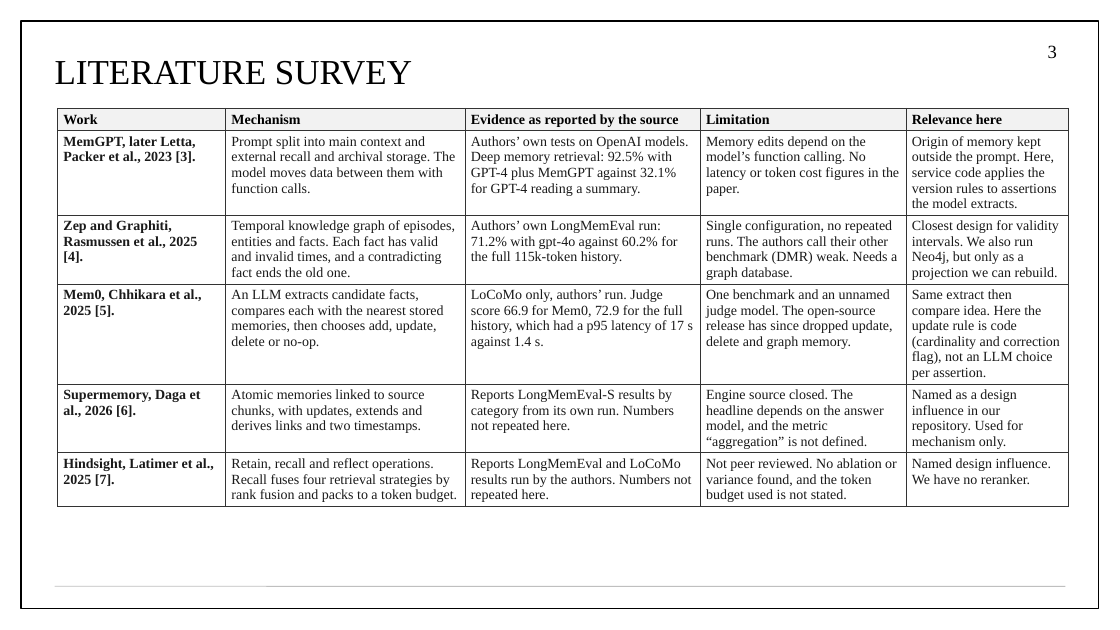
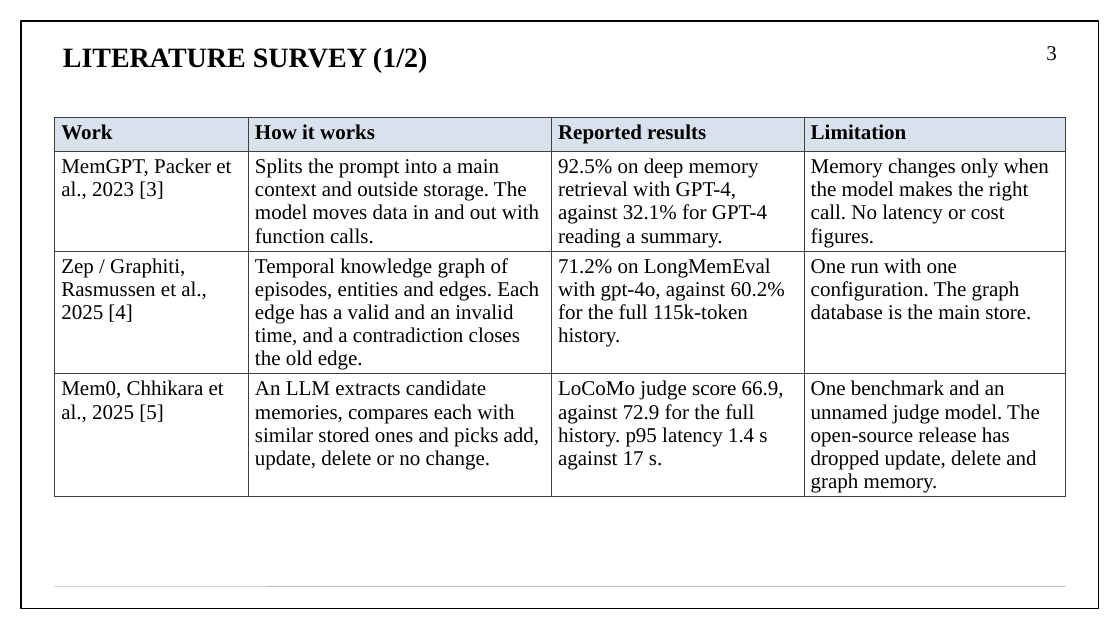
Before and after one commit to aryaniyaps/sdp-2026, a slide deck: slide 3 of P1_R2_13.pptx. Drawn at 1120x630 pixels with LibreOffice and Linux fonts; fonts in the diff are those of the drawing. Boxes give left, top, right and bottom in pixels: in the first picture for what was removed or moved away, otherwise in the second. Text is boxed around its words. In the diff, an @@ line names an element or a change of style, - is before the commit and + after.

```diff
--- a/P1_R2_13.pptx
+++ b/P1_R2_13.pptx
@@ title "LITERATURE SURVEY (1/2)" at (x1=63, y1=48, x2=427, y2=72): vertical alignment middle to top @@
@@ title at (x1=63, y1=48, x2=427, y2=72): text changed; size 30 to 24 pt; bold on @@
-LITERATURE SURVEY
+LITERATURE SURVEY (1/2)
@@ page number at (x1=1046, y1=46, x2=1056, y2=61): size 16 to 18 pt @@
@@ table at (x1=55, y1=118, x2=1066, y2=497) @@
-Work | Mechanism | Evidence as reported by the source | Limitation | Relevance here
-MemGPT, later Letta, Packer et al., 2023 [3]. | Prompt split into main context and external recall and archival storage. The model moves data between them with function calls. | Authors’ own tests on OpenAI models. Deep memory retrieval: 92.5% with GPT-4 plus MemGPT against 32.1% for GPT-4 reading a summary. | Memory edits depend on the model’s function calling. No latency or token cost figures in the paper. | Origin of memory kept outside the prompt. Here, service code applies the version rules to assertions the model extracts.
-Zep and Graphiti, Rasmussen et al., 2025 [4]. | Temporal knowledge graph of episodes, entities and facts. Each fact has valid and invalid times, and a contradicting fact ends the old one. | Authors’ own LongMemEval run: 71.2% with gpt-4o against 60.2% for the full 115k-token history. | Single configuration, no repeated runs. The authors call their other benchmark (DMR) weak. Needs a graph database. | Closest design for validity intervals. We also run Neo4j, but only as a projection we can rebuild.
-Mem0, Chhikara et al., 2025 [5]. | An LLM extracts candidate facts, compares each with the nearest stored memories, then chooses add, update, delete or no-op. | LoCoMo only, authors’ run. Judge score 66.9 for Mem0, 72.9 for the full history, which had a p95 latency of 17 s against 1.4 s. | One benchmark and an unnamed judge model. The open-source release has since dropped update, delete and graph memory. | Same extract then compare idea. Here the update rule is code (cardinality and correction flag), not an LLM choice per assertion.
-Supermemory, Daga et al., 2026 [6]. | Atomic memories linked to source chunks, with updates, extends and derives links and two timestamps. | Reports LongMemEval-S results by category from its own run. Numbers not repeated here. | Engine source closed. The headline depends on the answer model, and the metric “aggregation” is not defined. | Named as a design influence in our repository. Used for mechanism only.
-Hindsight, Latimer et al., 2025 [7]. | Retain, recall and reflect operations. Recall fuses four retrieval strategies by rank fusion and packs to a token budget. | Reports LongMemEval and LoCoMo results run by the authors. Numbers not repeated here. | Not peer reviewed. No ablation or variance found, and the token budget used is not stated. | Named design influence. We have no reranker.
+Work | How it works | Reported results | Limitation
+MemGPT, Packer et al., 2023 [3] | Splits the prompt into a main context and outside storage. The model moves data in and out with function calls. | 92.5% on deep memory retrieval with GPT-4, against 32.1% for GPT-4 reading a summary. | Memory changes only when the model makes the right call. No latency or cost figures.
+Zep / Graphiti, Rasmussen et al., 2025 [4] | Temporal knowledge graph of episodes, entities and edges. Each edge has a valid and an invalid time, and a contradiction closes the old edge. | 71.2% on LongMemEval with gpt-4o, against 60.2% for the full 115k-token history. | One run with one configuration. The graph database is the main store.
+Mem0, Chhikara et al., 2025 [5] | An LLM extracts candidate memories, compares each with similar stored ones and picks add, update, delete or no change. | LoCoMo judge score 66.9, against 72.9 for the full history. p95 latency 1.4 s against 17 s. | One benchmark and an unnamed judge model. The open-source release has dropped update, delete and graph memory.
@@ table resized from (x1=58, y1=108, x2=1069, y2=535) to (x1=55, y1=118, x2=1066, y2=497) @@
```
Also in this commit, not shown: 13 other slides changed, 15 slides added, 9 slides removed, 11 other files.
